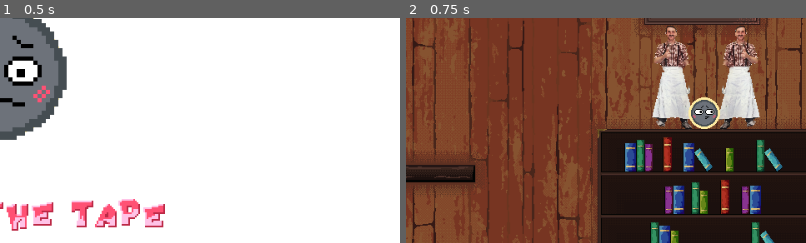
Above: before the commit, frames 1-2 (left to right).
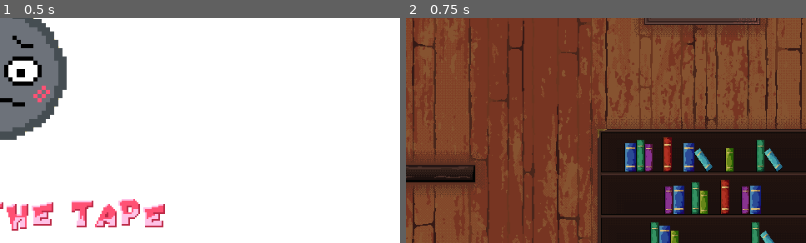
Above: after the commit, the same moments.

Repository: NAERNON/ggj-2026-mask
Game: Godot game, scene res://scenes/main.tscn
Two runs of this game, one before a commit and one after it. Both use one fixed random seed, a clock stepped at 60 frames per second and the inputs below.
Inputs:
- Up to frame 1 (0.5 s): no input
- Up to frame 2 (0.75 s): tap Enter (ui_accept) at 0.5 s; hold D (move_tape_right) from 0.53 s (still down); hold R (move_tape_reroll) from 0.53 s (still down)
The pictures show only the part of the screen within x 50-100%, y 20-70%; the shares and areas given below are measured in that part.

Frame 1 is identical in both runs. In frame 2, 6.5% of the frame differs, in the area x 61-89%, y 3-50%.

Commit message:
Game is finish !!!!!!

Diff:
--- a/scenes/main.gd
+++ b/scenes/main.gd
@@ -12,6 +12,7 @@
 
 @export var roll_frame : AnimatedSprite2D
 @export var paint      : AnimatedSprite2D
+@export var victory_dance : AnimatedSprite2D
 
 @export var menu_music    : AudioStreamPlayer
 @export var main_music    : AudioStreamPlayer
@@ -247,3 +248,8 @@
 func _on_victory_timer_timeout() -> void :
 	paint.visible = true
 	paint.play("default")
+
+func _on_background_animated_animation_finished() -> void:
+	roll_frame.visible = false
+	victory_dance.visible = true
+	victory_dance.play("default")
--- a/scenes/main.tscn
+++ b/scenes/main.tscn
@@ -43,7 +43,7 @@
 
 [sub_resource type="CircleShape2D" id="CircleShape2D_tbgi4"]
 
-[node name="Main" type="Node2D" unique_id=714016782 node_paths=PackedStringArray("masking_tape", "platforms", "restock", "roll_frame", "paint", "menu_music", "main_music", "rip_scotch", "unroll_scotch", "victory_music", "start_menu", "pause_menu")]
+[node name="Main" type="Node2D" unique_id=714016782 node_paths=PackedStringArray("masking_tape", "platforms", "restock", "roll_frame", "paint", "victory_dance", "menu_music", "main_music", "rip_scotch", "unroll_scotch", "victory_music", "start_menu", "pause_menu")]
 script = ExtResource("1_0wfyh")
 masking_tape = NodePath("MaskingTape")
 epsilon_tape = 1.0
@@ -53,6 +53,7 @@
 restock_value = 300.0
 roll_frame = NodePath("RollingAnimated")
 paint = NodePath("BackgroundAnimated")
+victory_dance = NodePath("VictoryDance")
 menu_music = NodePath("MenuMusic")
 main_music = NodePath("MainMusic")
 rip_scotch = NodePath("RipScotch")
@@ -182,6 +183,11 @@
 position = Vector2(828, 120)
 sprite_frames = ExtResource("14_a8y0u")
 
+[node name="VictoryDance" type="AnimatedSprite2D" parent="." unique_id=2042562453]
+visible = false
+position = Vector2(838, 177)
+sprite_frames = ExtResource("16_jbj1t")
+
 [node name="Menu" parent="." unique_id=435941927 instance=ExtResource("8_tipki")]
 visible = false
 z_index = 1
@@ -207,10 +213,6 @@
 [node name="VictoryMusic" type="AudioStreamPlayer" parent="." unique_id=327903614]
 stream = ExtResource("15_jkv2x")
 parameters/looping = true
-
-[node name="VictoryDance" type="AnimatedSprite2D" parent="." unique_id=2042562453]
-position = Vector2(838, 177)
-sprite_frames = ExtResource("16_jbj1t")
 
 [connection signal="start_game" from="StartMenu" to="." method="_on_start_menu_start_game"]
 [connection signal="end_grip" from="MaskingTape" to="." method="_on_masking_tape_end_grip"]
@@ -220,4 +222,5 @@
 [connection signal="touch_or_leave_floor" from="MaskingTape" to="." method="_on_masking_tape_touch_or_leave_floor"]
 [connection signal="touch_or_leave_wall" from="MaskingTape" to="." method="_on_masking_tape_touch_or_leave_wall"]
 [connection signal="touch_restock" from="MaskingTape" to="." method="_on_masking_tape_touch_restock"]
+[connection signal="animation_finished" from="BackgroundAnimated" to="." method="_on_background_animated_animation_finished"]
 [connection signal="button_selected" from="Menu" to="." method="_on_menu_button_selected"]
Not shown: 1 places in scenes/main.tscn that only renumber resources
